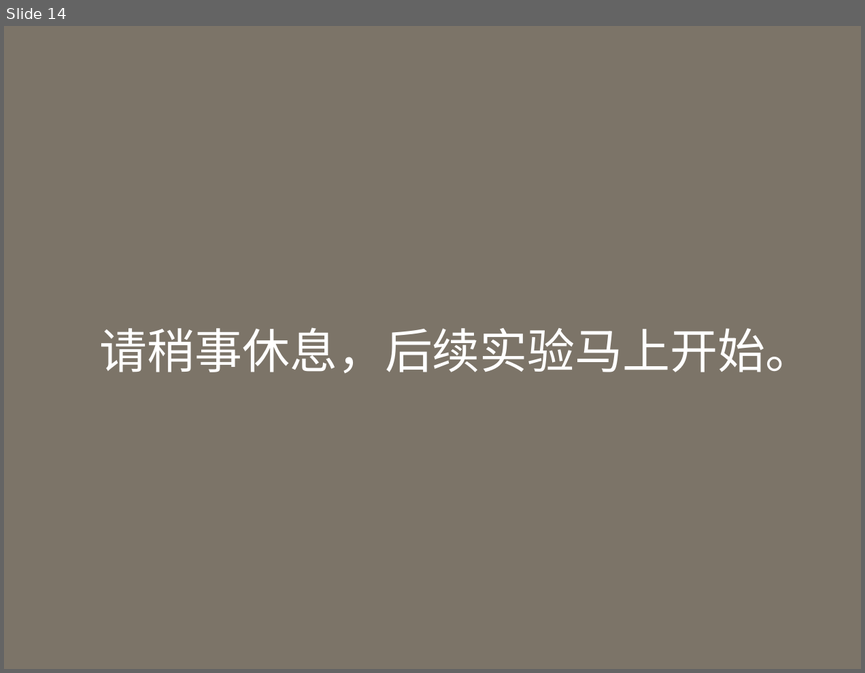
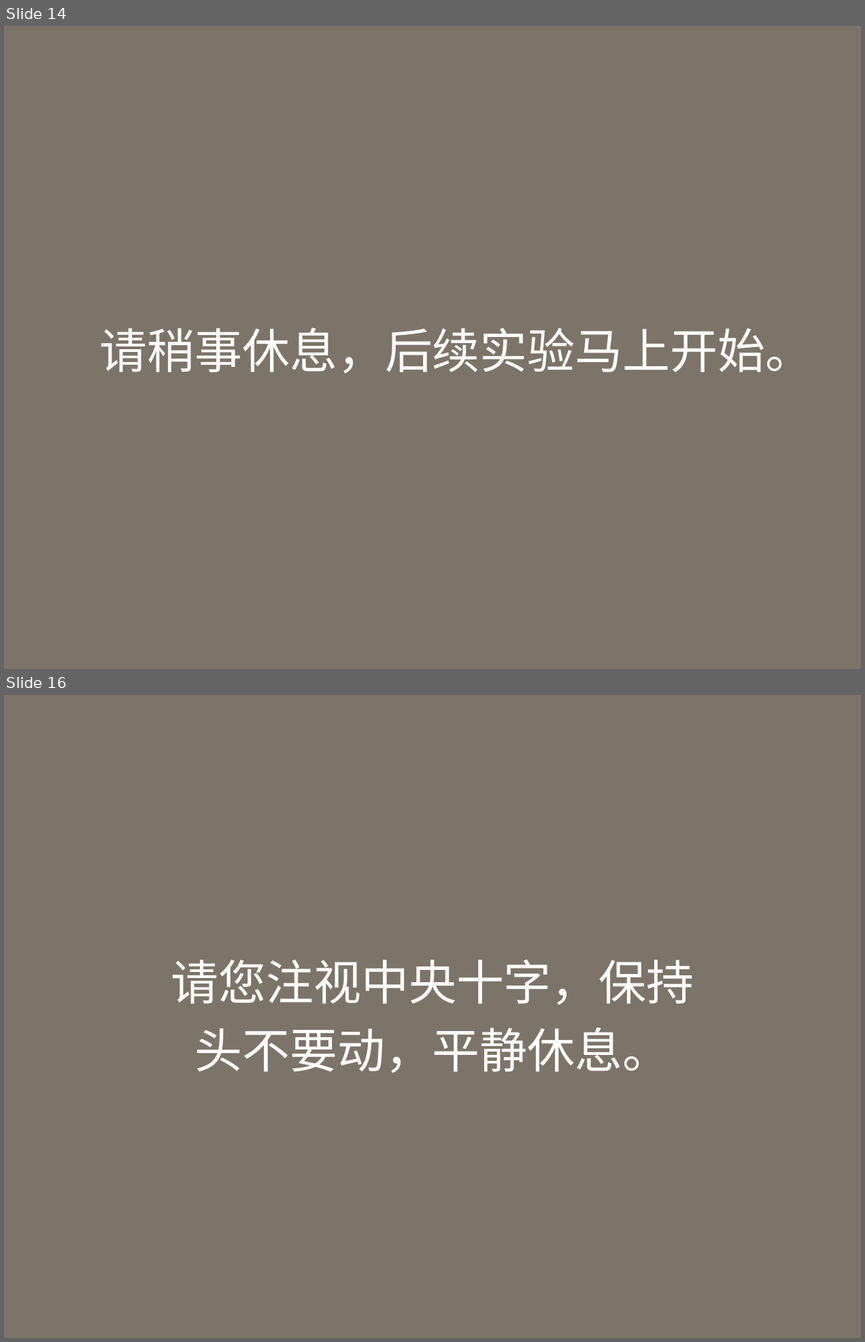
Before and after one commit to Yuxuan-Dai-psycho/NaturalVisionProject, a slide deck: object/instruction/instruction.pptx. Shown one above the other, each under a label of ours: slide 14 before the commit, slides 14 and 16 after it; the slides between them are not shown. The pictures are 865x673 and 865x1342 pixels, drawn with LibreOffice and Linux fonts; fonts in the diff are those of the drawing. Boxes give left, top, right and bottom in pixels: in the first picture for what was removed or moved away, otherwise in the second. Text is boxed around its words. In the diff, an @@ line names an element or a change of style, - is before the commit and + after.

```diff
--- a/object/instruction/instruction.pptx
+++ b/object/instruction/instruction.pptx
@@ slide 16 added at (4,695,861,1338), background #7C7468 @@
@@ text added at (171,960,694,1072), 40 pt, text #FFFFFF @@
+请您注视中央十字，保持头不要动，平静休息。
```
Also in this commit, not shown: 2 other slides added, 3 other files.
